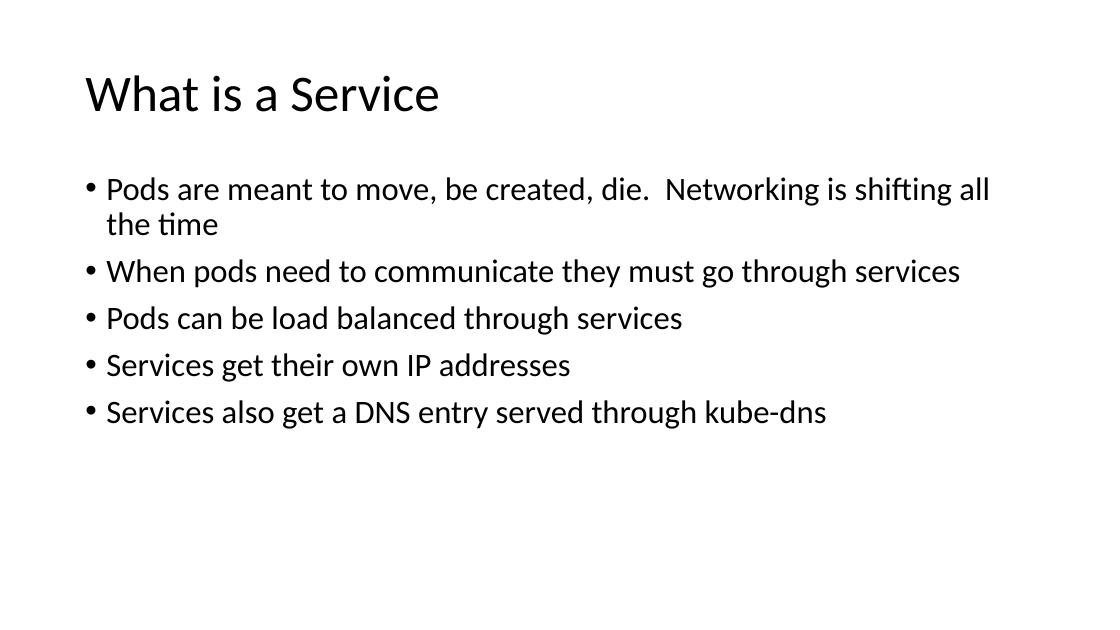
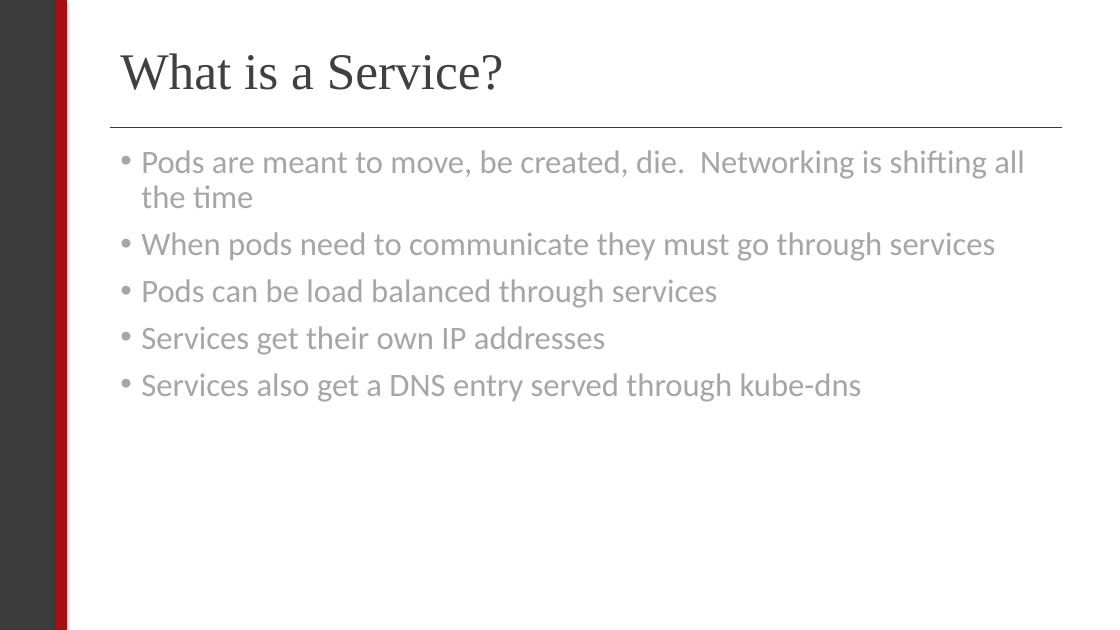
Before and after one commit to sealingtech/kubernetes_training, a slide deck: slide 10 of presentation/kubernetes.pptx (slide 7 before the commit). Drawn at 1120x630 pixels with LibreOffice and Linux fonts; fonts in the diff are those of the drawing. Boxes give left, top, right and bottom in pixels: in the first picture for what was removed or moved away, otherwise in the second. Text is boxed around its words. In the diff, an @@ line names an element or a change of style, - is before the commit and + after.

```diff
--- a/presentation/kubernetes.pptx
+++ b/presentation/kubernetes.pptx
@@ rectangle added at [0, 0, 56, 630], fill #3C3C3C, outline #3C3C3C 0.5 pt @@
@@ rectangle added at [55, 0, 66, 630], fill #A70E12, outline #A70E12 0.5 pt @@
@@ title at [120, 53, 504, 90]: text changed; font Calibri to Times New Roman; text colour #000000 to #404040 @@
-What is a Service
+What is a Service?
@@ line added from (110, 127) to (1062, 127), #004C6C 1 pt @@
@@ text "Pods are meant to move, ...": place and size @@
-text "Pods are meant to move, ..." at [106, 177, 990, 429]
+text "Pods are meant to move, ..." at [141, 150, 1025, 402]
@@ text "Pods are meant to move, ..." at [141, 150, 1025, 402]: text colour #000000 to #A6A6A6 @@
```
Also in this commit, not shown: 18 other slides changed, 3 slides added, 1 other file.
